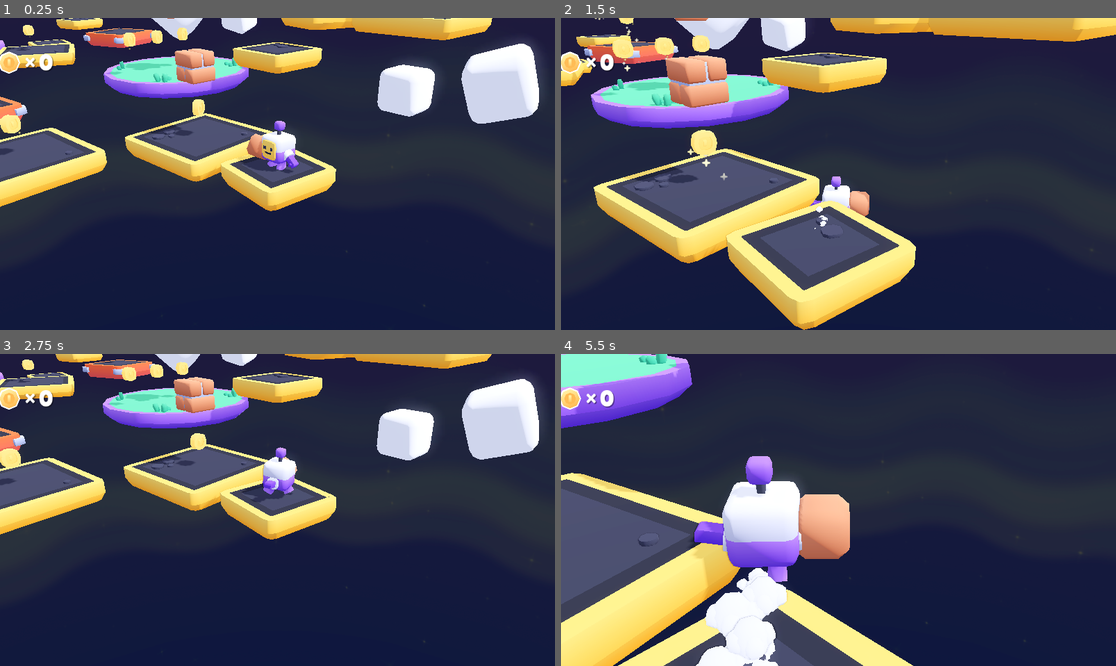
Above: before the commit, frames 1-4 (two rows, left to right).
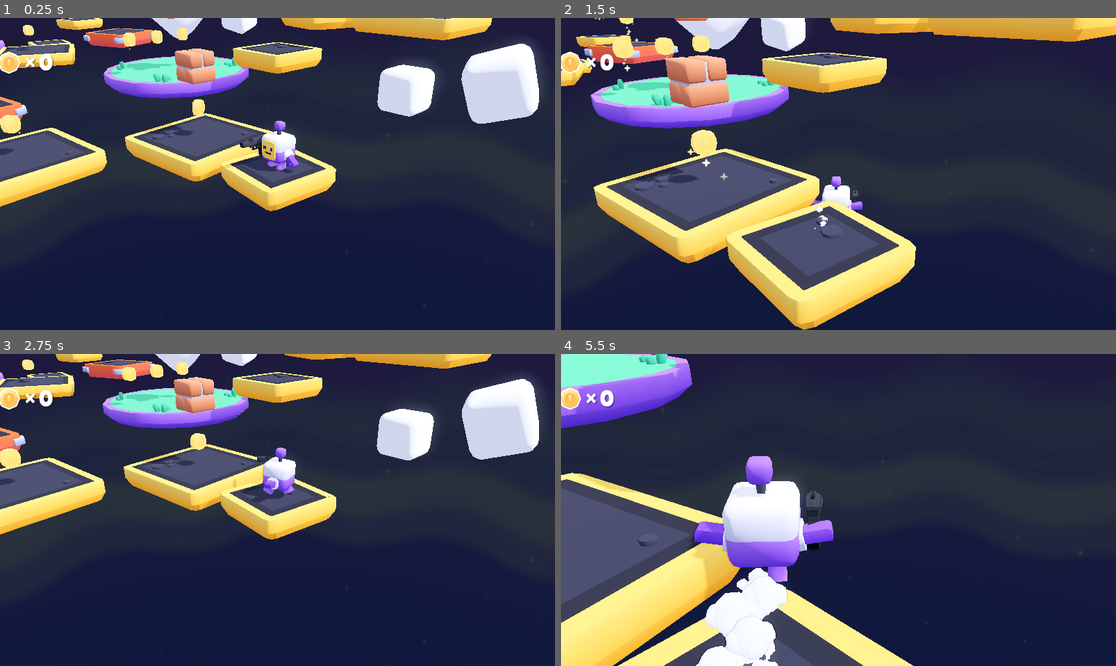
Above: after the commit, the same moments.

Repository: Baptoaster/I_Cast_Gun
Game: Godot game, scene res://scenes/main.tscn
Two runs of this game, one before a commit and one after it. Both use one fixed random seed, a clock stepped at 60 frames per second and the inputs below.
Inputs (mouse positions are in pixels of both pictures, inside the frame that each line leads up to):
- Up to frame 1 (0.25 s): no input
- Up to frame 2 (1.5 s): move the mouse to (866, 174) at 0.52 s; hold Right mouse button (aim) 0.53-1.28 s; hold W (move_forward) from 0.53 s (still down); tap Space (jump) at 0.77 s; move the mouse to (810, 174) at 1.27 s; tap Down (camera_down) at 1.35 s
- Up to frame 3 (2.75 s): keep holding W (move_forward); tap Space (jump) at 1.52 s; move the mouse to (288, 503) at 2.02 s; tap Left (camera_left) at 2.1 s
- Up to frame 4 (5.5 s): keep holding W (move_forward); move the mouse to (832, 516) at 2.77 s; tap Right (camera_right) at 2.85 s; tap Space (jump) at 3.02, 3.77, 4.52 s; move the mouse to (877, 513) at 3.52 s; tap Up (camera_up) at 3.6 s; move the mouse to (794, 506) at 4.27 s; click (794, 506) at 4.35 s; move the mouse to (844, 510) at 5.02 s; hold Right mouse button (aim) from 5.03 s (still down)

The runs differ from the first frame. In frame 1, 0.2% of the frame differs, in the area x 40-48%, y 36-49%; in frame 2, 0.2%; in frame 3, less than 0.1%; in frame 4, 1.8%, in the area x 40-53%, y 43-71%.

Commit message:
enemy WIP

Diff:
--- /dev/null
+++ b/objects/Enemy.tscn
@@ -0,0 +1,28 @@
+[gd_scene format=3 uid="uid://jtvs5g4tweq2"]
+
+[ext_resource type="ArrayMesh" uid="uid://bkyb0o2ipxxya" path="res://meshes/brick.res" id="1_4r6ur"]
+[ext_resource type="Script" uid="uid://tmejns4i2dmv" path="res://objects/enemy.gd" id="1_wev8k"]
+
+[sub_resource type="SphereShape3D" id="SphereShape3D_ylf7w"]
+radius = 3.0
+
+[sub_resource type="CapsuleShape3D" id="CapsuleShape3D_wev8k"]
+height = 1.5239258
+
+[node name="Enemy" type="CharacterBody3D" unique_id=1875500307]
+script = ExtResource("1_wev8k")
+
+[node name="NavigationAgent3D" type="NavigationAgent3D" parent="." unique_id=415305658]
+
+[node name="DetectionArea" type="Area3D" parent="." unique_id=353909915]
+
+[node name="CollisionShape3D" type="CollisionShape3D" parent="DetectionArea" unique_id=954476185]
+shape = SubResource("SphereShape3D_ylf7w")
+
+[node name="MeshInstance3D" type="MeshInstance3D" parent="." unique_id=594551135]
+transform = Transform3D(1.5948629, 0, 0, 0, 1.5948629, 0, 0, 0, 1.5948629, 0, 0, 0)
+mesh = ExtResource("1_4r6ur")
+
+[node name="CollisionShape3D" type="CollisionShape3D" parent="." unique_id=379085349]
+transform = Transform3D(1, 0, 0, 0, 1, 0, 0, 0, 1, 0, 0.23803711, 0)
+shape = SubResource("CapsuleShape3D_wev8k")
--- a/objects/Weapon.tscn
+++ b/objects/Weapon.tscn
@@ -1,16 +1,16 @@
 [gd_scene format=3 uid="uid://bodq3t5qimlla"]
 
 [ext_resource type="Script" uid="uid://drmne4gyu4otn" path="res://objects/weapon.gd" id="1_laojl"]
-[ext_resource type="ArrayMesh" uid="uid://bkyb0o2ipxxya" path="res://meshes/brick.res" id="1_s8wfe"]
 [ext_resource type="PackedScene" uid="uid://023uhvned0c8" path="res://objects/Bullet.tscn" id="2_r0ix3"]
+[ext_resource type="PackedScene" uid="uid://dwt4avbjdpws4" path="res://models/Pistol.glb" id="4_2nl4j"]
 
 [node name="Weapon" type="Node3D" unique_id=1238854687]
 script = ExtResource("1_laojl")
 bullet_scene = ExtResource("2_r0ix3")
-muzzle_path = NodePath("Marker3D")
+muzzle_path = NodePath("Muzzle")
 
-[node name="MeshInstance3D" type="MeshInstance3D" parent="." unique_id=133018331]
-mesh = ExtResource("1_s8wfe")
+[node name="Muzzle" type="Marker3D" parent="." unique_id=1022727174]
+transform = Transform3D(1, 0, 0, 0, 1, 0, 0, 0, 1, -0.07541585, 0.24584264, -0.66644555)
 
-[node name="Marker3D" type="Marker3D" parent="." unique_id=1022727174]
-transform = Transform3D(1, 0, 0, 0, 1, 0, 0, 0, 1, 0, 0, 0.31614047)
+[node name="Mesh" parent="." unique_id=1584079376 instance=ExtResource("4_2nl4j")]
+transform = Transform3D(-1.9670125e-08, 0, 0.45, 0, 0.45, 0, -0.45, 0, -1.9670125e-08, -0.073512554, 0, 0)
--- /dev/null
+++ b/objects/enemy.gd
@@ -0,0 +1,148 @@
+extends CharacterBody3D
+
+enum EnemyState {
+	PATROL,
+	CHASE
+}
+
+@export var patrol_radius: float = 12.0
+@export var detection_radius: float = 10.0
+@export var patrol_speed: float = 2.0
+@export var chase_speed: float = 5.0
+@export var repath_interval: float = 0.3
+@export var wait_time_min: float = 1.0
+@export var wait_time_max: float = 3.0
+
+@onready var nav_agent: NavigationAgent3D = $NavigationAgent3D
+@onready var detection_area: Area3D = $DetectionArea
+@onready var patrol_timer: Timer = $PatrolTimer
+@onready var animation_player: AnimationPlayer = $AnimationPlayer
+
+var state: int = EnemyState.PATROL
+var player: Node3D = null
+var patrol_origin: Vector3
+var repath_timer := 0.0
+var current_patrol_target: Vector3
+var target_reached_threshold := 1.0
+
+func _ready():
+	patrol_origin = global_position
+	detection_area.body_entered.connect(_on_detection_body_entered)
+	detection_area.body_exited.connect(_on_detection_body_exited)
+	patrol_timer.one_shot = true
+	_set_state(EnemyState.PATROL)
+
+func _physics_process(delta):
+	match state:
+		EnemyState.PATROL:
+			_process_patrol(delta)
+		EnemyState.CHASE:
+			_process_chase(delta)
+
+func _set_state(new_state: int) -> void:
+	if state == new_state:
+		return
+
+	state = new_state
+
+	match state:
+		EnemyState.PATROL:
+			_enter_patrol()
+		EnemyState.CHASE:
+			_enter_chase()
+
+func _enter_patrol() -> void:
+	animation_player.play("walk")
+	_pick_new_patrol_target()
+
+func _process_patrol(delta: float) -> void:
+	if nav_agent.is_navigation_finished():
+		if patrol_timer.is_stopped():
+			patrol_timer.start(randf_range(wait_time_min, wait_time_max))
+		return
+
+	var next_position = nav_agent.get_next_path_position()
+	_move_towards(next_position, patrol_speed, delta)
+
+func _pick_new_patrol_target() -> void:
+	var random_offset = Vector3(
+		randf_range(-patrol_radius, patrol_radius),
+		0,
+		randf_range(-patrol_radius, patrol_radius)
+	)
+
+	var candidate = patrol_origin + random_offset
+	current_patrol_target = _get_valid_nav_point(candidate)
+	nav_agent.target_position = current_patrol_target
+
+func _on_PatrolTimer_timeout() -> void:
+	if state == EnemyState.PATROL:
+		_pick_new_patrol_target()
+
+func _enter_chase() -> void:
+	animation_player.play("run")
+	repath_timer = 0.0
+
+func _process_chase(delta: float) -> void:
+	if player == null:
+		_set_state(EnemyState.PATROL)
+		return
+
+	repath_timer -= delta
+	if repath_timer <= 0.0:
+		repath_timer = repath_interval
+		if not _is_player_reachable():
+			_set_state(EnemyState.PATROL)
+			return
+		nav_agent.target_position = player.global_position
+
+	if not _is_player_reachable():
+		_set_state(EnemyState.PATROL)
+		return
+
+	var next_position = nav_agent.get_next_path_position()
+	_move_towards(next_position, chase_speed, delta)
+
+func _on_detection_body_entered(body: Node) -> void:
+	if body.is_in_group("player"):
+		player = body
+		if _is_player_reachable():
+			_set_state(EnemyState.CHASE)
+
+func _on_detection_body_exited(body: Node) -> void:
+	if body == player:
+		player = null
+		_set_state(EnemyState.PATROL)
+
+func _is_player_reachable() -> bool:
+	if player == null:
+		return false
+
+	var distance = global_position.distance_to(player.global_position)
+	if distance > detection_radius:
+		return false
+
+	var path = NavigationServer3D.map_get_path(
+		get_world_3d().navigation_map,
+		global_position,
+		player.global_position,
+		true
+	)
+
+	return path.size() > 0
+
+func _move_towards(target: Vector3, speed: float, delta: float) -> void:
+	var direction = (target - global_position)
+	direction.y = 0
+	direction = direction.normalized()
+
+	velocity.x = direction.x * speed
+	velocity.z = direction.z * speed
+
+	# Gravity à gérer selon ton système
+	move_and_slide()
+
+func _get_valid_nav_point(point: Vector3) -> Vector3:
+	# Selon Godot / navigation utilisée, tu peux "projeter" le point vers le mesh navigable.
+	# Ici, on renvoie une cible approchée valide.
+	return point
--- a/objects/player.tscn
+++ b/objects/player.tscn
@@ -69,6 +69,6 @@
 autoplay = true
 
 [node name="Weapon" parent="." unique_id=1238854687 instance=ExtResource("6_3rerk")]
-transform = Transform3D(-1, 0, -8.742278e-08, 0, 1, 0, 8.742278e-08, 0, -1, -0.49281538, 0.3952968, 0.07260251)
+transform = Transform3D(-1, 0, 8.742278e-08, 0, 1, 0, -8.742278e-08, 0, -1, -0.49281538, 0.3952968, 0.07260251)
 
 [editable path="Character"]
Binary file added: models/Pistol.glb
Not shown, added: models/Pistol.glb.import
Not shown, added: objects/enemy.gd.uid
